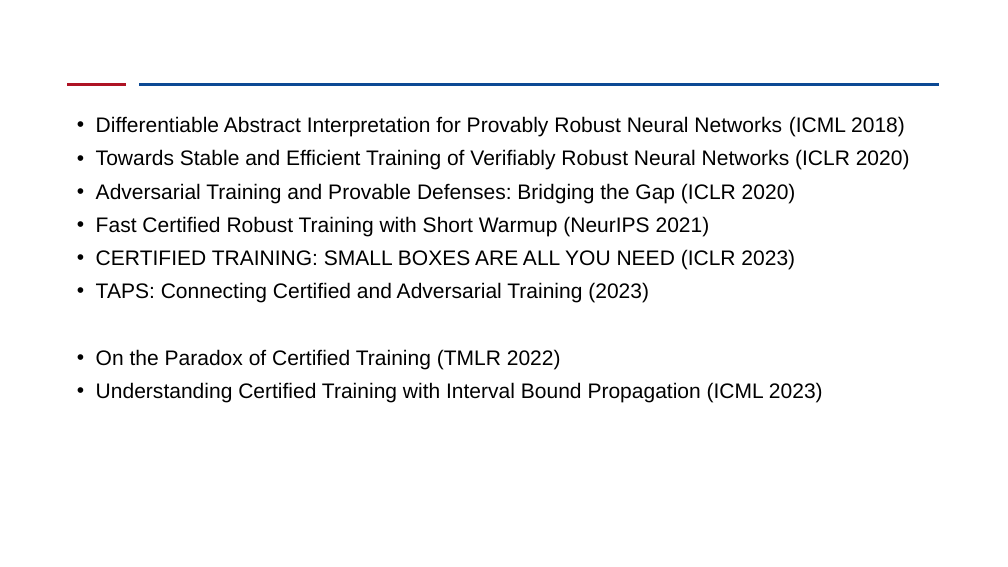
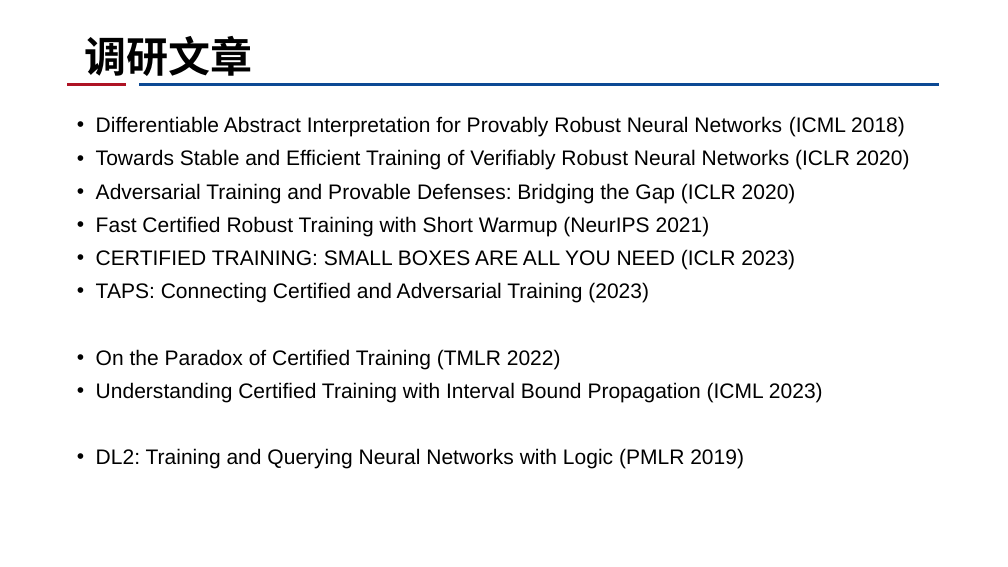
Before and after one commit to CRhapsody/Presentation_Slides, a slide deck: slide 7 of certified defense.pptx. Drawn at 1008x567 pixels with LibreOffice and Linux fonts; fonts in the diff are those of the drawing; background and template pictures are left out. Boxes give left, top, right and bottom in pixels: in the first picture for what was removed or moved away, otherwise in the second. Text is boxed around its words. In the diff, an @@ line names an element or a change of style, - is before the commit and + after.

Commit message:
'modified_certified_training'

```diff
--- a/certified defense.pptx
+++ b/certified defense.pptx
@@ title added at [84, 36, 252, 76], 40 pt, text #000000, bold @@
+调研文章
@@ text at [96, 448, 744, 469]: paragraph added @@
+• DL2: Training and Querying Neural Networks with Logic (PMLR 2019)
```
Also in this commit, not shown: 3 other slides changed, 8 slides added, 3 slides removed.
